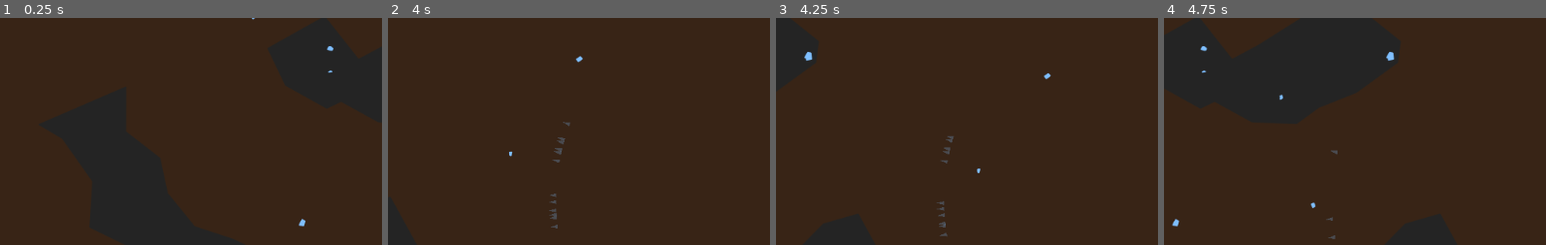
Above: before the commit, frames 1-4 (left to right).
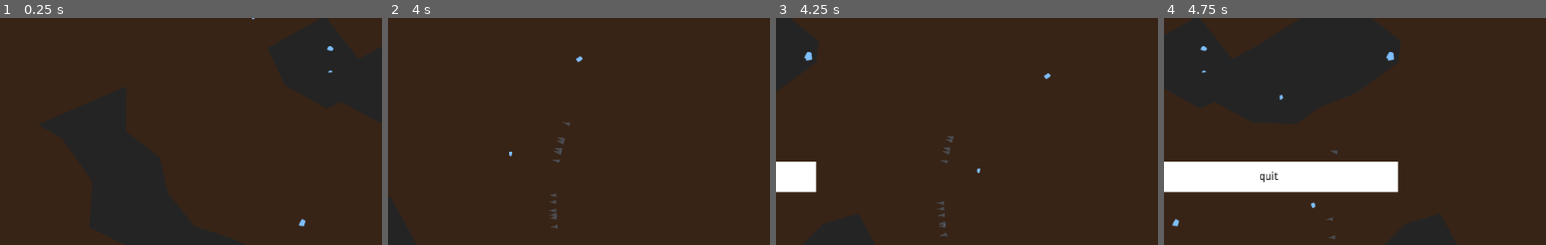
Above: after the commit, the same moments.

Repository: Cube-Number-Zero/Nutreants_attempt2
Game: Godot game, scene res://World.tscn
Two runs of this game, one before a commit and one after it. Both use one fixed random seed, a clock stepped at 60 frames per second and the inputs below. This scene is started directly instead of the project's main scene.
Inputs (mouse positions are % of the whole screen's width and height, from its top left):
- Up to frame 1 (0.25 s): no input
- Up to frame 2 (4 s): move the mouse to (73, 45) at 0.52 s; hold Right (ui_right) 0.53-1.28 s; click (73, 45) at 0.67 s; move the mouse to (30, 55) at 1.27 s; hold Down (ui_down) 1.28-2.03 s; click (30, 55) at 1.42 s; move the mouse to (61, 28) at 2.02 s; hold Right (ui_right) 2.03-2.78 s; click (61, 28) at 2.17 s; move the mouse to (46, 70) at 2.77 s; hold Up (ui_up) 2.78-3.53 s; click (46, 70) at 2.92 s; move the mouse to (81, 65) at 3.52 s; hold Left (ui_left) from 3.53 s (still down); click (81, 65) at 3.67 s
- Up to frame 3 (4.25 s): keep holding Left (ui_left); tap Escape (ui_cancel) at 4.15 s
- Up to frame 4 (4.75 s): keep holding Left (ui_left); move the mouse to (20, 35) at 4.27 s; click (20, 35) at 4.42 s
The pictures show only the part of the screen within x 0-50%, y 10-60%; the shares and areas given below are measured in that part.

Frames 1-2 are identical in both runs. In frame 3, 1.5% of the frame differs, in the area x 0-11%, y 63-77%; in frame 4, 8.4%, in the area x 0-62%, y 63-77%.

Commit message:
Made menu buttons clicked

Diff:
--- a/StartScreen.gd
+++ b/StartScreen.gd
@@ -11,13 +11,15 @@
 
 	pass # Replace with function body.
 
-
+var mouse_position = 0
 # Called every frame. 'delta' is the elapsed time since the previous frame.
 func _process(delta):
-	var mouse_position = get_viewport().get_mouse_position()
+	mouse_position = get_viewport().get_mouse_position()
 	if mouse_position.x >= $NewGame.rect_position.x and mouse_position.x <= $NewGame.rect_position.x + 320:
 		if mouse_position.y >= $NewGame.rect_position.y and mouse_position.y <= $NewGame.rect_position.x + 160:
-			get_tree().change_scene("World.tscn")
+			if Input.is_mouse_button_pressed(1):
+				get_tree().change_scene("World.tscn")
 	if mouse_position.x >= $NewGame2.rect_position.x and mouse_position.x <= $NewGame2.rect_position.x + 320:
 		if mouse_position.y >= $NewGame2.rect_position.y and mouse_position.y <= $NewGame2.rect_position.x + 160:
-			get_tree().quit()
+			if Input.is_mouse_button_pressed(1):
+				get_tree().quit()
--- a/World.gd
+++ b/World.gd
@@ -11,13 +11,18 @@
 
 var camera_pan_velocity = Vector2.ZERO
 
+#this is here for the sake of pressing the pause button only once rather than it rapdily changing
+var esc_down = false
+var mouse_position = 0
+
 # Called when the node enters the scene tree for the first time.
 func _ready():
 	pass # Replace with function body.
 
-
 # Called every frame. 'delta' is the elapsed time since the previous frame.
 func _process(delta):
+	mouse_position = get_viewport().get_mouse_position()
+	print(mouse_position)
 	# Pan the camera
 	var input_vector = Vector2.ZERO
 	if Input.is_action_pressed("ui_up"):
@@ -28,6 +33,17 @@
 		input_vector += Vector2(0, 1)
 	if Input.is_action_pressed("ui_left"):
 		input_vector -= Vector2(1, 0)
+	if Input.is_action_pressed("ui_cancel"):
+		if not esc_down:
+			$ColorRect.visible = not $ColorRect.visible
+		esc_down = true
+	if not Input.is_action_pressed("ui_cancel"):
+		esc_down = false
+	if $ColorRect.visible:
+		if Input.is_mouse_button_pressed(1):
+			if mouse_position.x >= $ColorRect.rect_position.x + 512 and mouse_position.x <= $ColorRect.rect_position.x + 320 + 512:
+				if mouse_position.y >= $ColorRect.rect_position.y and mouse_position.y <= $ColorRect.rect_position.y + 160:
+					get_tree().quit()
 	input_vector = input_vector.normalized() * PAN_SPEED
 	camera_pan_velocity = camera_pan_velocity.move_toward(input_vector, PAN_ACCELERATION * delta)
 	position -= camera_pan_velocity * delta
--- a/World.tscn
+++ b/World.tscn
@@ -32,3 +32,18 @@
 margin_bottom = 600.0
 grow_horizontal = 2
 color = Color( 0.223529, 0.145098, 0.0901961, 1 )
+
+[node name="ColorRect" type="ColorRect" parent="."]
+visible = false
+margin_left = -160.0
+margin_top = 249.0
+margin_right = 180.0
+margin_bottom = 289.0
+
+[node name="Label" type="Label" parent="ColorRect"]
+margin_right = 340.0
+margin_bottom = 40.0
+custom_colors/font_color = Color( 0, 0, 0, 1 )
+text = "quit"
+align = 1
+valign = 1
--- a/project.godot
+++ b/project.godot
@@ -29,6 +29,12 @@
 
 [input]
 
+ui_cancel={
+"deadzone": 0.0,
+"events": [ Object(InputEventKey,"resource_local_to_scene":false,"resource_name":"","device":0,"alt":false,"shift":false,"control":false,"meta":false,"command":false,"pressed":false,"scancode":16777217,"physical_scancode":0,"unicode":0,"echo":false,"script":null)
+, Object(InputEventJoypadButton,"resource_local_to_scene":false,"resource_name":"","device":0,"button_index":1,"pressure":0.0,"pressed":false,"script":null)
+ ]
+}
 ui_left={
 "deadzone": 0.5,
 "events": [ Object(InputEventKey,"resource_local_to_scene":false,"resource_name":"","device":0,"alt":false,"shift":false,"control":false,"meta":false,"command":false,"pressed":false,"scancode":16777231,"physical_scancode":0,"unicode":0,"echo":false,"script":null)
